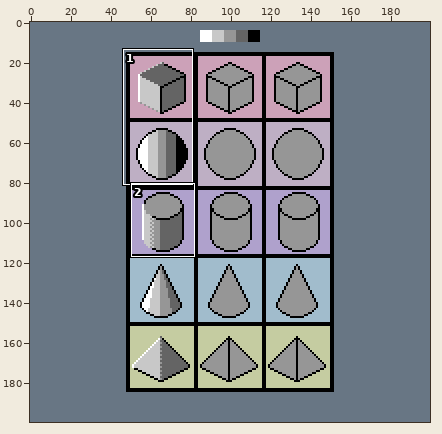
Two states of a pixel-art file, Pixel/LightDirection.aseprite. The first picture is a wide view before the edit; the outline marks the close-up.
Close-up. Earlier state:
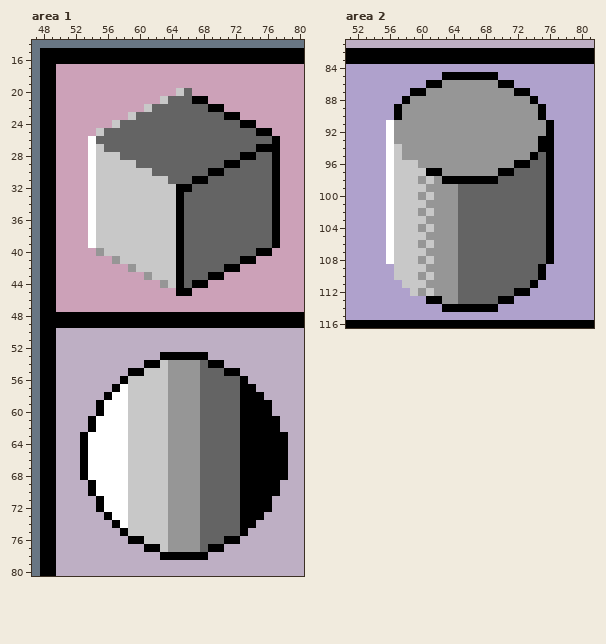
200x200 pixels, 1 frame. Shown: area 1: x 47..80, y 14..80; area 2: x 51..81, y 81..116. The commit also changed other parts of the picture, which this record leaves out.
New version:
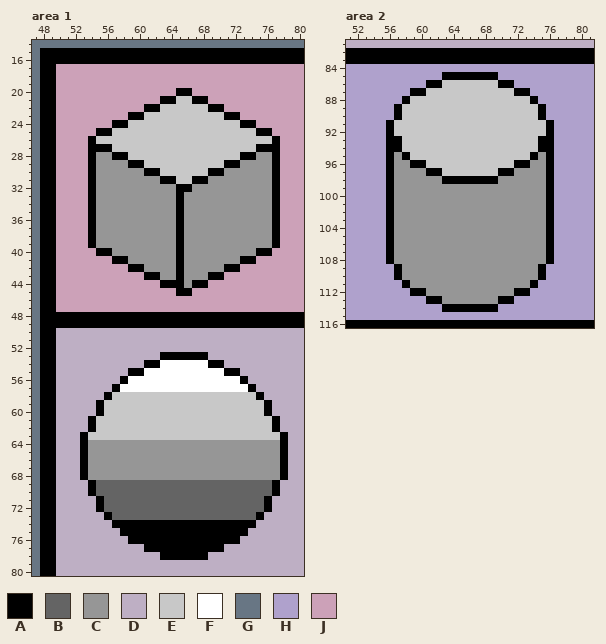
Palette (. is transparent): A #000000  B #646464  C #969696  D #beafc4  E #c8c8c8  F #ffffff  G #687684  H #afa1cc  J #cca1b8
Edits made:
layer "grass" added
layer "Left" now hidden
Changed rows in their new state; - is an unchanged pixel.
Area 1:
first column x 54:
20 -----------AA----------
21 ---------AAEE----------
22 -------AAEEEEEE--------
23 -----AAEEEEEEEEEE------
24 ---AAEEEEEEEEEEEEEE----
25 -AAEEEEEEEEEEEEEEEEEE--
26 AEEEEEEEEEEEEEEEEEEEEEE
27 AAAEEEEEEEEEEEEEEEEEE--
28 ACCAAEEEEEEEEEEEEEE--CC
29 ACCCCAAEEEEEEEEEE--CCCC
30 ACCCCCCAAEEEEEE--CCCCCC
31 ACCCCCCCCAAEE--CCCCCCCC
32 ACCCCCCCCCC--CCCCCCCCCC
33 ACCCCCCCCCC-CCCCCCCCCCC
34 ACCCCCCCCCC-CCCCCCCCCCC
35 ACCCCCCCCCC-CCCCCCCCCCC
36 ACCCCCCCCCC-CCCCCCCCCCC
37 ACCCCCCCCCC-CCCCCCCCCCC
38 ACCCCCCCCCC-CCCCCCCCCCC
39 ACCCCCCCCCC-CCCCCCCCCCC
40 -AACCCCCCCC-CCCCCCCCC--
41 ---AACCCCCC-CCCCCCC----
42 -----AACCCC-CCCCC------
43 -------AACC-CCC--------
44 ---------AA-C----------
first column x 54:
54 ---------FFFFFF---------
55 -------FFFFFFFFFF-------
56 -----FFFFFFFFFFFFFF-----
57 -----FFFFFFFFFFFFFFF----
58 ---EE-----EEEEEEEEEEE---
59 --EEE-----EEEEEEEEEEEE--
60 --EEE-----EEEEEEEEEEEE--
61 -EEEE-----EEEEEEEEEEEEE-
62 -EEEE-----EEEEEEEEEEEEE-
63 EEEEE-----EEEEEEEEEEEEEE
64 CCCCCCCCCC----CCCCCCCCCC
65 CCCCCCCCCC----CCCCCCCCCC
66 CCCCCCCCCC----CCCCCCCCCC
67 CCCCCCCCCC----CCCCCCCCCC
68 CCCCCCCCCC----CCCCCCCCCC
69 -BBBBBBBBBBBBB-----BBBB-
70 -BBBBBBBBBBBBB-----BBBB-
71 --BBBBBBBBBBBB-----BBB--
72 --BBBBBBBBBBBB-----BBB--
73 ---BBBBBBBBBBB-----BB---
74 ----AAAAAAAAAAAAAAA-----
75 -----AAAAAAAAAAAAAA-----
76 -------AAAAAAAAAA-------
77 ---------AAAAAA---------
Area 2:
first column x 56:
 86 -------EEEEEEE------
 87 -----EEEEEEEEEEE----
 88 ---EEEEEEEEEEEEEEE--
 89 --EEEEEEEEEEEEEEEEE-
 90 --EEEEEEEEEEEEEEEEE-
 91 AEEEEEEEEEEEEEEEEEEE
 92 AEEEEEEEEEEEEEEEEEEE
 93 AAEEEEEEEEEEEEEEEEE-
 94 AAEEEEEEEEEEEEEEEEE-
 95 ACAEEEEEEEEEEEEEEE-C
 96 ACCAAEEEEEEEEEEE--CC
 97 ACCCC--EEEEEEE--CCCC
 98 ACCC-C--------CCCCCC
 99 ACCCC----CCCCCCCCCCC
100 ACCC-C---CCCCCCCCCCC
101 ACCCC----CCCCCCCCCCC
102 ACCC-C---CCCCCCCCCCC
103 ACCCC----CCCCCCCCCCC
104 ACCC-C---CCCCCCCCCCC
105 ACCCC----CCCCCCCCCCC
106 ACCC-C---CCCCCCCCCCC
107 ACCCC----CCCCCCCCCCC
108 ACCC-C---CCCCCCCCCCC
109 -ACCC----CCCCCCCCCC-
110 -ACC-C---CCCCCCCCCC-
111 --ACC----CCCCCCCCC--
112 ---AAC---CCCCCCC----
113 ---------CCCCC------
Pixel boxes of the changes (left, top, right, bottom) in both close-ups:
changed: (88, 88, 272, 288)
changed: (88, 360, 280, 552)
changed: (386, 80, 546, 304)
